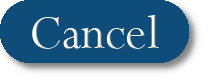
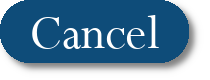
Before/after of a (210, 80) layered artwork. What changed in the layer stack:
painted on "Cancel" over [35, 15, 159, 49]
